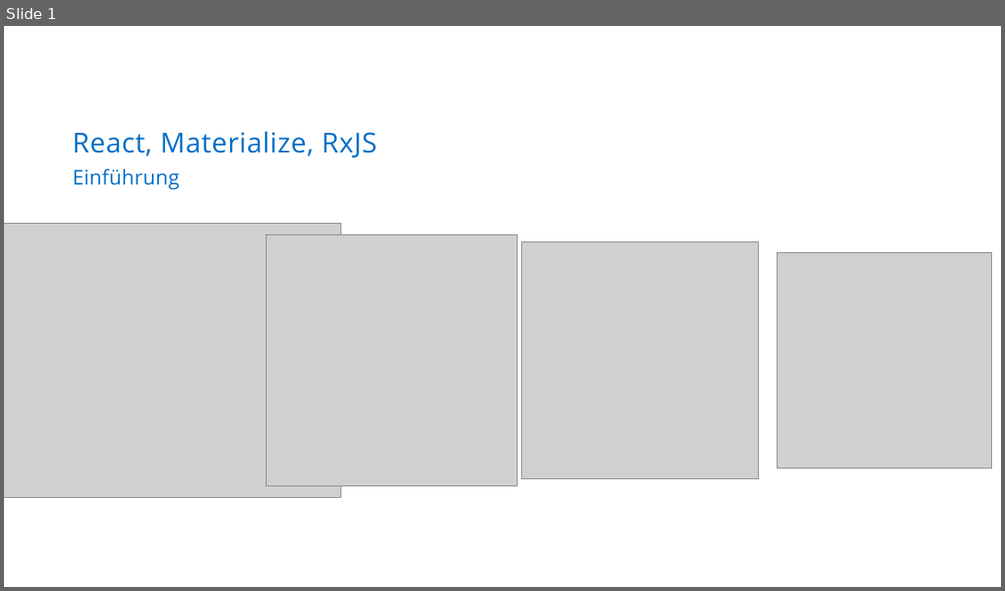
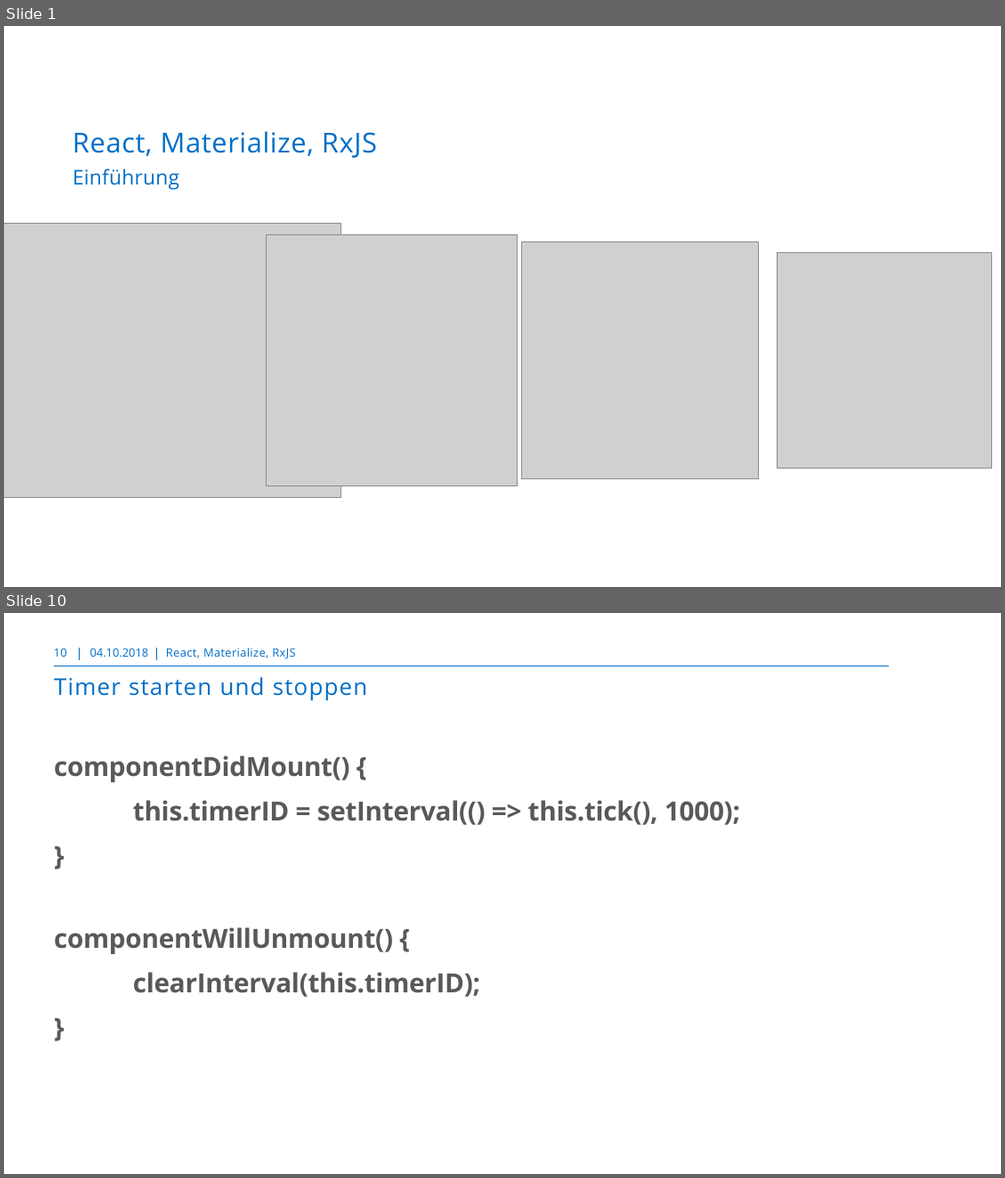
Before and after one commit to markusborer/ReactSample, a slide deck: React.pptx. Shown one above the other, each under a label of ours: slide 1 before the commit, slides 1 and 10 after it; the slides between them are not shown. The pictures are 1005x591 and 1005x1178 pixels, drawn with LibreOffice and Linux fonts; fonts in the diff are those of the drawing; grey boxes stand for pictures; background and template pictures are left out. Boxes give left, top, right and bottom in pixels: in the first picture for what was removed or moved away, otherwise in the second. Text is boxed around its words. In the diff, an @@ line names an element or a change of style, - is before the commit and + after.

```diff
--- a/React.pptx
+++ b/React.pptx
@@ slide 10 added at box(4, 613, 1001, 1174), background #FFFFFF @@
@@ page number added at box(54, 648, 67, 657), 10.5 pt, text #006EC7 @@
+10
@@ line added from (79, 647) to (79, 659), #006CC3 0.75 pt @@
@@ text added at box(90, 648, 149, 657), 10.5 pt, text #006EC7 @@
+04.10.2018
@@ line added from (157, 647) to (157, 659), #006CC3 0.75 pt @@
@@ text added at box(166, 648, 295, 659), 10.5 pt, text #006EC7 @@
+React, Materialize, RxJS
@@ line added from (54, 666) to (889, 666), #006EC7 1 pt @@
@@ title added at box(54, 677, 368, 701), 21 pt, text #006EC7 @@
+Timer starten und stoppen
@@ text added at box(54, 755, 740, 997), 24 pt, text #595959, bold @@
+componentDidMount() {
+this.timerID = setInterval(() => this.tick(), 1000);
+}
+componentWillUnmount() {
+clearInterval(this.timerID);
+}
```
Also in this commit, not shown: 4 slides changed, 10 other slides added.
